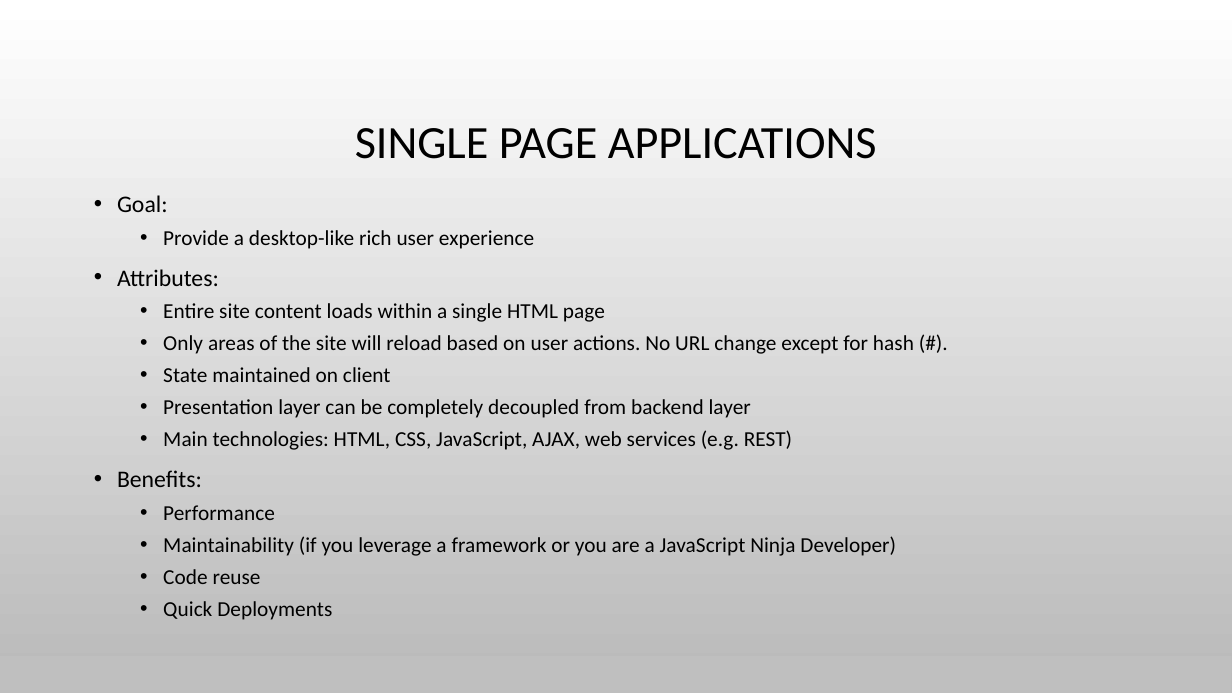
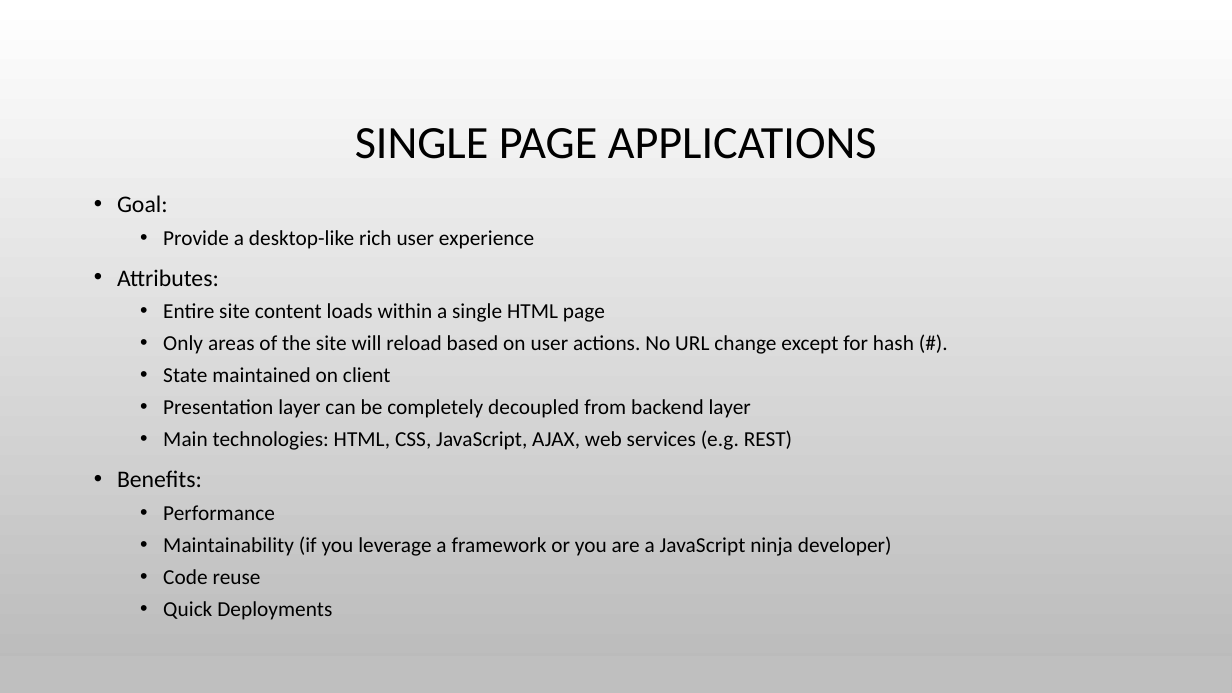
Before and after one commit to spietrek/spsdc2015, a slide deck: slide 9 of Building SPAs in SharePoint Using AngularJS.pptx (slide 10 before the commit). Drawn at 1232x693 pixels with LibreOffice and Linux fonts; fonts in the diff are those of the drawing; background and template pictures are left out. Boxes give left, top, right and bottom in pixels: in the first picture for what was removed or moved away, otherwise in the second. Text is boxed around its words. In the diff, an @@ line names an element or a change of style, - is before the commit and + after.

```diff
--- a/Building SPAs in SharePoint Using AngularJS.pptx
+++ b/Building SPAs in SharePoint Using AngularJS.pptx
@@ text at <box>163,536,892,556</box>: text changed @@
-  • Maintainability (if you leverage a framework or you are a JavaScript Ninja Developer)
+  • Maintainability (if you leverage a framework or you are a JavaScript ninja developer)
```
Also in this commit, not shown: 6 other slides changed.
